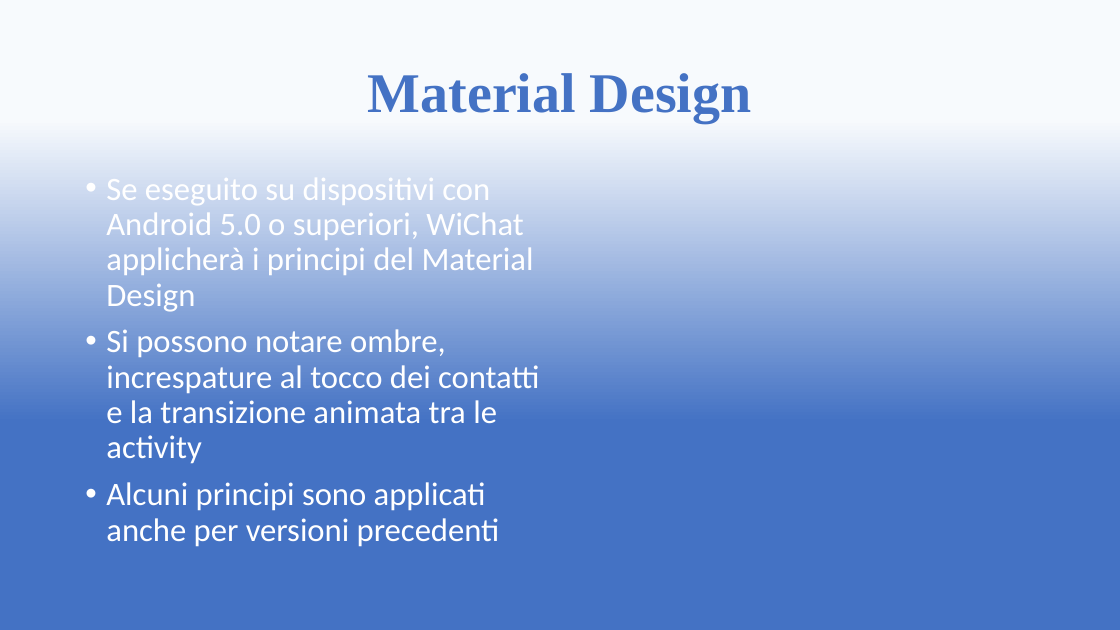
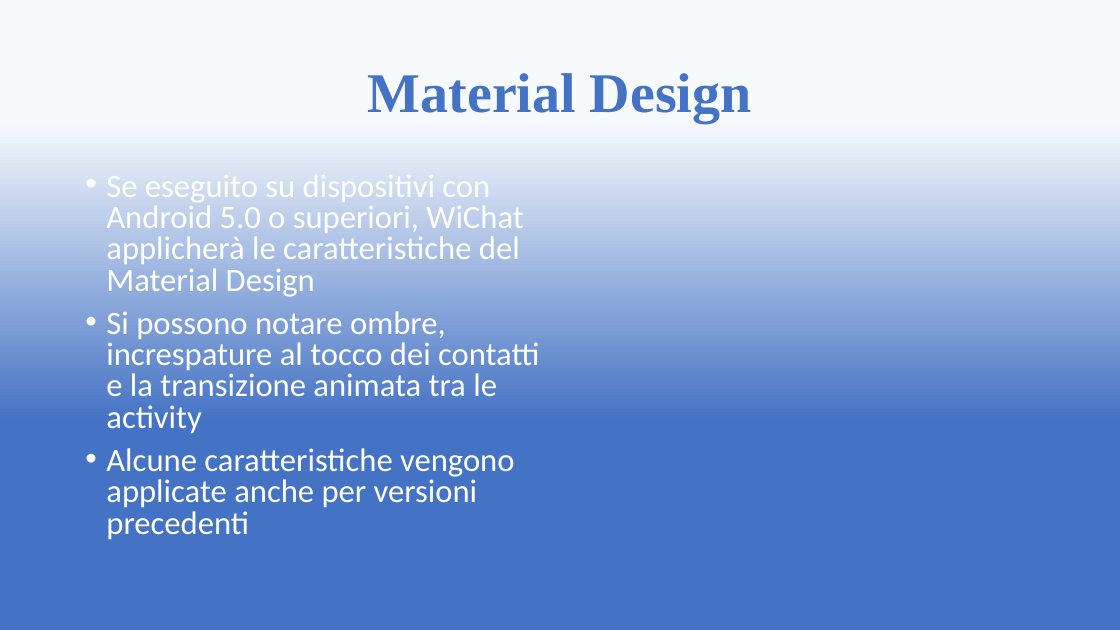
Before and after one commit to Nilio88/hello-world, a slide deck: slide 17 of Presentazione WiChat.pptx (slide 11 before the commit). Drawn at 1120x630 pixels with LibreOffice and Linux fonts; fonts in the diff are those of the drawing. Boxes give left, top, right and bottom in pixels: in the first picture for what was removed or moved away, otherwise in the second. Text is boxed around its words. In the diff, an @@ line names an element or a change of style, - is before the commit and + after.

Commit message:
Aggiornata presentazione PowerPoint di WiChat

```diff
--- a/Presentazione WiChat.pptx
+++ b/Presentazione WiChat.pptx
@@ text at (x1=106, y1=175, x2=523, y2=297): text changed @@
-• Se eseguito su dispositivi con Android 5.0 o superiori, WiChat applicherà i principi del Material Design
+• Se eseguito su dispositivi con Android 5.0 o superiori, WiChat applicherà le caratteristiche del Material Design
@@ text at (x1=106, y1=311, x2=539, y2=434): line spacing 0.9 to 0.8 @@
@@ text at (x1=106, y1=448, x2=514, y2=540): text changed @@
-• Alcuni principi sono applicati anche per versioni precedenti
+• Alcune caratteristiche vengono applicate anche per versioni precedenti
```
Also in this commit, not shown: 2 other slides changed, 5 slides added.
